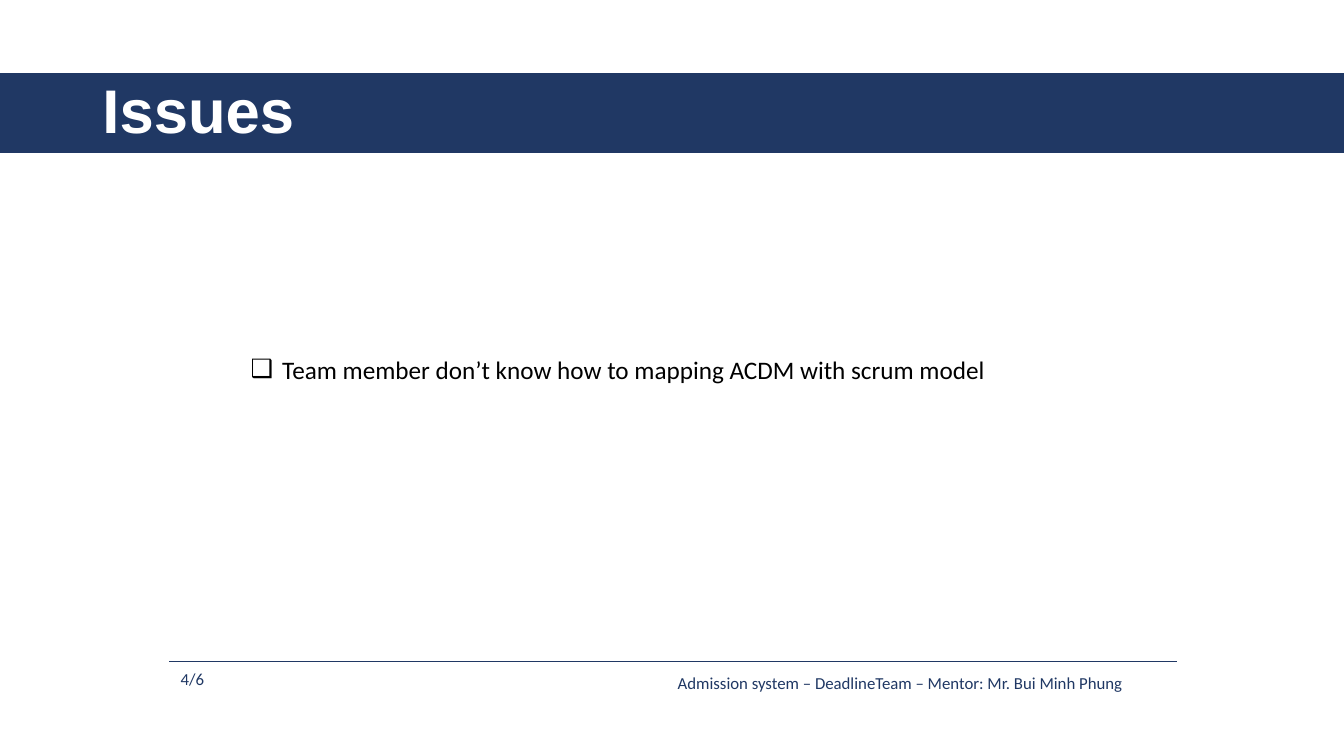
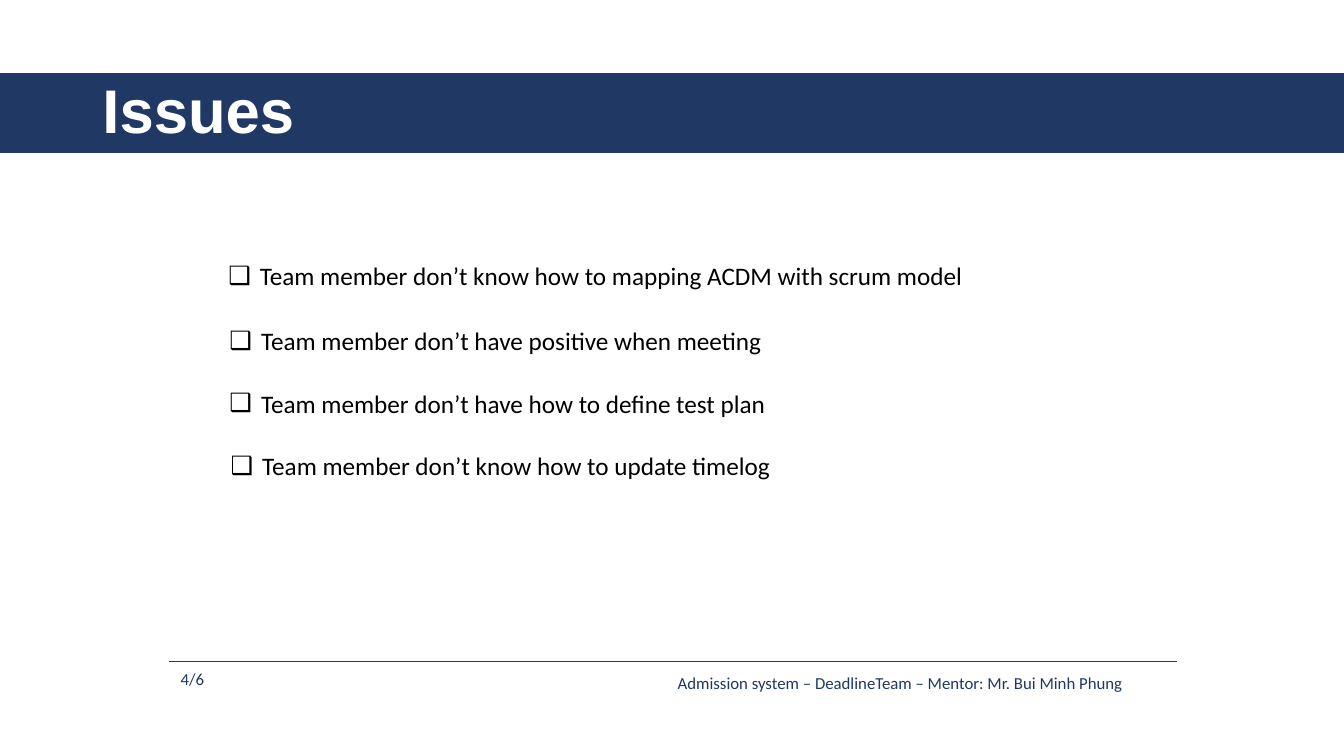
Before and after one commit to daotk/cap-deadline, a slide deck: slide 4 of 9. Presentation/AS_DeadlineTeam_Week3.pptx. Drawn at 1344x756 pixels with LibreOffice and Linux fonts; fonts in the diff are those of the drawing. Boxes give left, top, right and bottom in pixels: in the first picture for what was removed or moved away, otherwise in the second. Text is boxed around its words. In the diff, an @@ line names an element or a change of style, - is before the commit and + after.

```diff
--- a/9. Presentation/AS_DeadlineTeam_Week3.pptx
+++ b/9. Presentation/AS_DeadlineTeam_Week3.pptx
@@ text "Team member don’t know how ...": place and size @@
-text "Team member don’t know how ..." at box(282, 361, 984, 384)
+text "Team member don’t know how ..." at box(260, 267, 962, 290)
@@ text added at box(261, 332, 761, 355), 18 pt, text #000000 @@
+❑ Team member don’t have positive when meeting
@@ text added at box(261, 395, 765, 417), 18 pt, text #000000 @@
+❑ Team member don’t have how to define test plan
@@ text added at box(262, 457, 770, 480), 18 pt, text #000000 @@
+❑ Team member don’t know how to update timelog
```
Also in this commit, not shown: 2 other slides changed.
